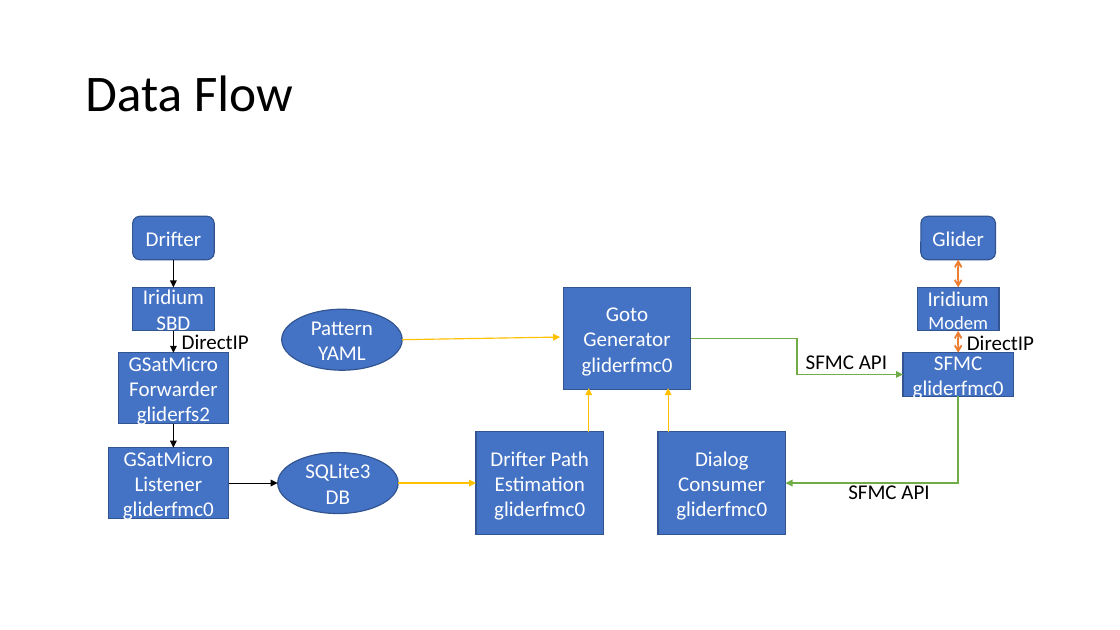
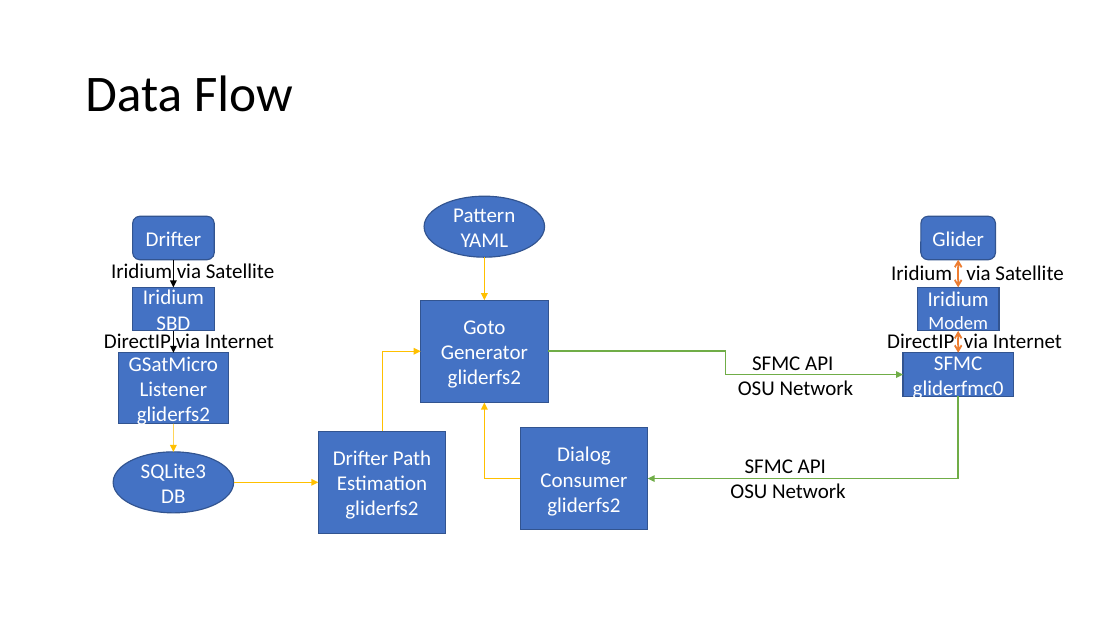
Before and after one commit to mousebrains/GSatMicroListener, a slide deck: slide 2 of Drifter Follower.pptx. Drawn at 1120x630 pixels with LibreOffice and Linux fonts; fonts in the diff are those of the drawing. Boxes give left, top, right and bottom in pixels: in the first picture for what was removed or moved away, otherwise in the second. Text is boxed around its words. In the diff, an @@ line names an element or a change of style, - is before the commit and + after.

Commit message:
Update data flow

```diff
--- a/Drifter Follower.pptx
+++ b/Drifter Follower.pptx
@@ ellipse "Pattern": place and size @@
-ellipse "Pattern" at box(281, 309, 402, 371)
+ellipse "Pattern" at box(424, 197, 545, 258)
@@ text added at box(111, 260, 274, 284), 18 pt, text #000000 @@
+Iridium via Satellite
@@ arrow moved from (402, 339) - (560, 337) to (485, 257) - (485, 300) @@
@@ text added at box(891, 265, 1063, 280), 18 pt, text #000000 @@
+Iridium via Satellite
@@ rectangle "Goto": place and size @@
-rectangle "Goto" at box(564, 287, 691, 390)
+rectangle "Goto" at box(421, 300, 549, 402)
@@ text at box(104, 330, 274, 354): text changed @@
-DirectIP
+DirectIP via Internet
@@ elbow arrow added from (382, 431) to (421, 351), #FFC000 0.5 pt @@
@@ elbow arrow moved from (691, 339) - (903, 375) to (549, 351) - (903, 375) @@
@@ text at box(738, 356, 854, 395): text changed @@
-SFMC API
+SFMC API OSU Network
@@ text at box(887, 330, 1062, 354): text changed @@
-DirectIP
+DirectIP via Internet
@@ text in rounded rectangle at box(140, 381, 208, 396): text changed @@
-Forwarder
+Listener
@@ text in rectangle at box(448, 369, 521, 388): text changed @@
-gliderfmc0
+gliderfs2
@@ arrow removed from (589, 432) to (589, 388) @@
@@ arrow removed from (668, 432) to (668, 388) @@
@@ elbow arrow added from (520, 479) to (485, 402), #FFC000 0.5 pt @@
@@ elbow arrow moved from (959, 397) - (786, 483) to (959, 397) - (648, 479) @@
@@ rounded rectangle removed at box(108, 448, 229, 518) @@
-GSatMicro
-Listener
-gliderfmc0
@@ arrow moved from (173, 423) - (173, 448) to (173, 423) - (173, 452) @@
@@ arrow (173, 423) - (173, 452): stroke #000000 0.5 pt to #FFC000 0.5 pt @@
@@ rectangle "Drifter Path": place and size @@
-rectangle "Drifter Path" at box(476, 432, 604, 534)
+rectangle "Drifter Path" at box(318, 431, 446, 534)
@@ rectangle "Dialog": place and size @@
-rectangle "Dialog" at box(658, 432, 786, 534)
+rectangle "Dialog" at box(520, 428, 648, 530)
@@ ellipse "SQLite3": place and size @@
-ellipse "SQLite3" at box(278, 453, 399, 514)
+ellipse "SQLite3" at box(113, 452, 234, 513)
@@ text at box(730, 459, 846, 498): text changed @@
-SFMC API
+SFMC API OSU Network
@@ arrow removed from (229, 483) to (278, 483) @@
@@ arrow moved from (398, 483) - (476, 483) to (234, 482) - (318, 482) @@
@@ text in rectangle at box(345, 500, 418, 519): text changed @@
-gliderfmc0
+gliderfs2
@@ text in rectangle at box(547, 497, 620, 516): text changed @@
-gliderfmc0
+gliderfs2
```
Also in this commit, not shown: 1 other slide changed.
